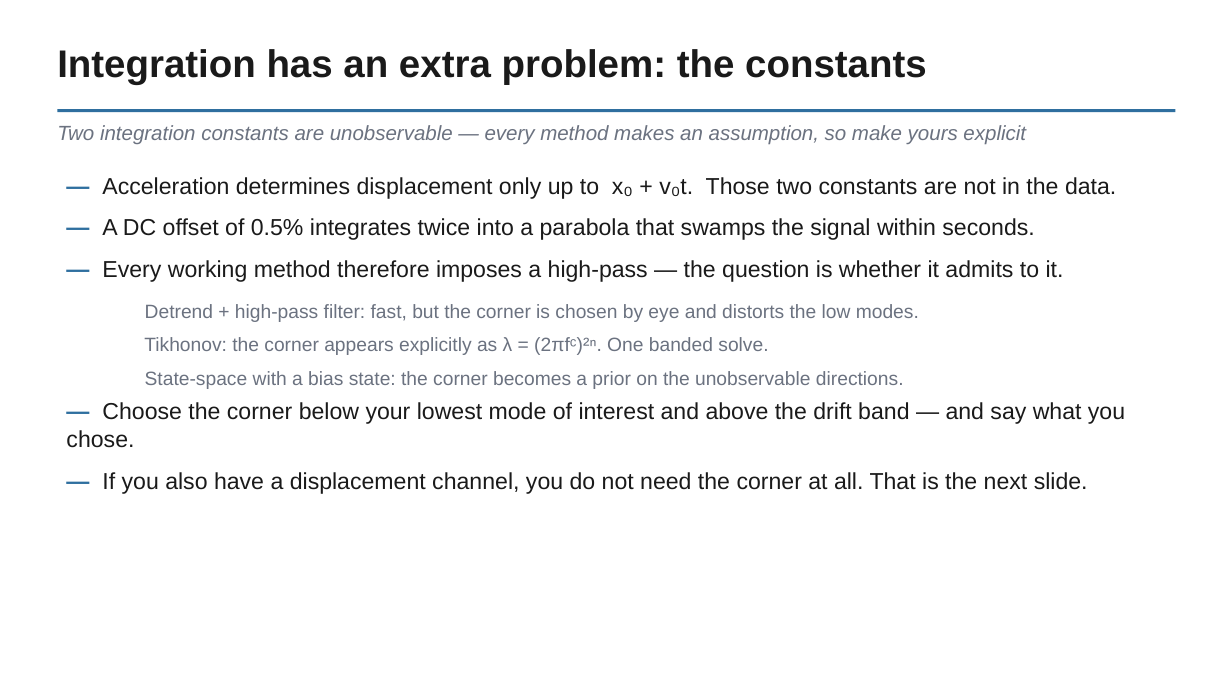
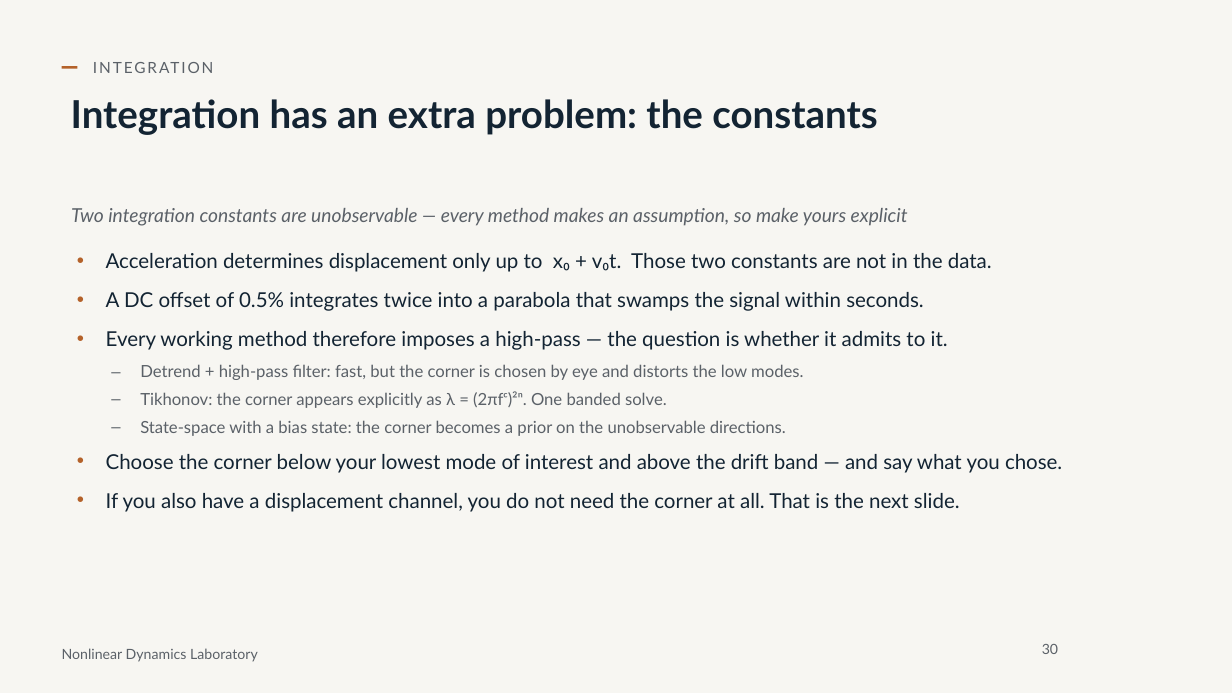
Before and after one commit to nld-uri/kinematics-toolbox, a slide deck: slide 30 of talk/differentiation_integration_talk.pptx (slide 19 before the commit). Drawn at 1232x693 pixels with LibreOffice and Linux fonts; fonts in the diff are those of the drawing; background and template pictures are left out. Boxes give left, top, right and bottom in pixels: in the first picture for what was removed or moved away, otherwise in the second. Text is boxed around its words. In the diff, an @@ line names an element or a change of style, - is before the commit and + after.

```diff
--- a/talk/differentiation_integration_talk.pptx
+++ b/talk/differentiation_integration_talk.pptx
@@ background #FFFFFF to #F7F6F2 @@
@@ text added at bbox=[84, 54, 639, 81], 12 pt, text #5B6168 @@
+INTEGRATION
@@ title "Integration has an extra problem: ...": place and size @@
-title "Integration has an extra problem: ..." at bbox=[57, 49, 927, 84]
+title "Integration has an extra problem: ..." at bbox=[71, 99, 877, 135]
@@ title "Integration has an extra problem: ..." at bbox=[71, 99, 877, 135]: font Arial to Lato, text colour #1A1A1A to #132433 @@
@@ rectangle added at bbox=[62, 66, 78, 68], fill #B4622A @@
@@ rectangle removed at bbox=[57, 109, 1176, 113] @@
@@ text removed at bbox=[57, 125, 1026, 144] @@
-Two integration constants are unobservable — every method makes an assumption, so make yours explicit
@@ text "Two integration constants are unobservable ...": place and size @@
-text "Two integration constants are unobservable ..." at bbox=[66, 177, 1125, 494]
+text "Two integration constants are unobservable ..." at bbox=[71, 208, 1062, 512]
@@ text at bbox=[71, 208, 992, 350]: text changed; size 18 to 16 pt; font Arial to Lato; text colour #1A1A1A to #132433 @@
-— Acceleration determines displacement only up to x₀ + v₀t. Those two constants are not in the data.
-— A DC offset of 0.5% integrates twice into a parabola that swamps the signal within seconds.
-— Every working method therefore imposes a high-pass — the question is whether it admits to it.
+Two integration constants are unobservable — every method makes an assumption, so make yours explicit
+• Acceleration determines displacement only up to x₀ + v₀t. Those two constants are not in the data.
+• A DC offset of 0.5% integrates twice into a parabola that swamps the signal within seconds.
+• Every working method therefore imposes a high-pass — the question is whether it admits to it.
@@ text at bbox=[140, 364, 803, 436]: size 15 to 13 pt, font Arial to Lato, text colour #6B7280 to #5B6168 in "Detrend + high-pass filter: fast, but the ...", "Tikhonov: the corner appears explicitly as λ ...", "State-space with a bias state: the corner ..."; bullet none to –; list level 2 to 1 in "Detrend + high-pass filter: fast, ..."; list level 2 to 1 in "Tikhonov: the corner appears explicitly ..."; list level 2 to 1 in "State-space with a bias state: ..." @@
@@ text at bbox=[106, 454, 1062, 512]: text changed; size 18 to 16 pt; font Arial to Lato; text colour #1A1A1A to #132433 @@
-— Choose the corner below your lowest mode of interest and above the drift band — and say what you chose.
-— If you also have a displacement channel, you do not need the corner at all. That is the next slide.
+• Choose the corner below your lowest mode of interest and above the drift band — and say what you chose.
+• If you also have a displacement channel, you do not need the corner at all. That is the next slide.
@@ text added at bbox=[62, 648, 258, 662], 11 pt, text #5B6168 @@
+Nonlinear Dynamics Laboratory
@@ page number added at bbox=[1042, 644, 1058, 654], 11 pt, text #5B6168 @@
+30
```
Also in this commit, not shown: 23 other slides changed, 16 slides added, 2 slides removed, 28 other files.
